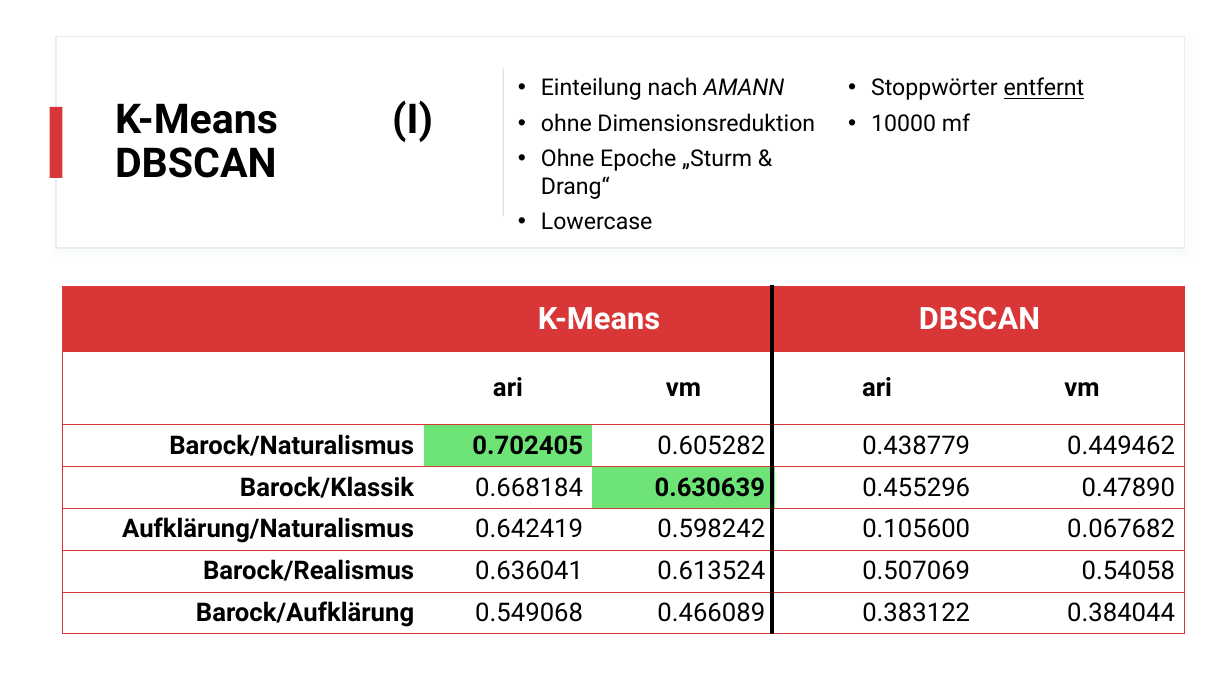
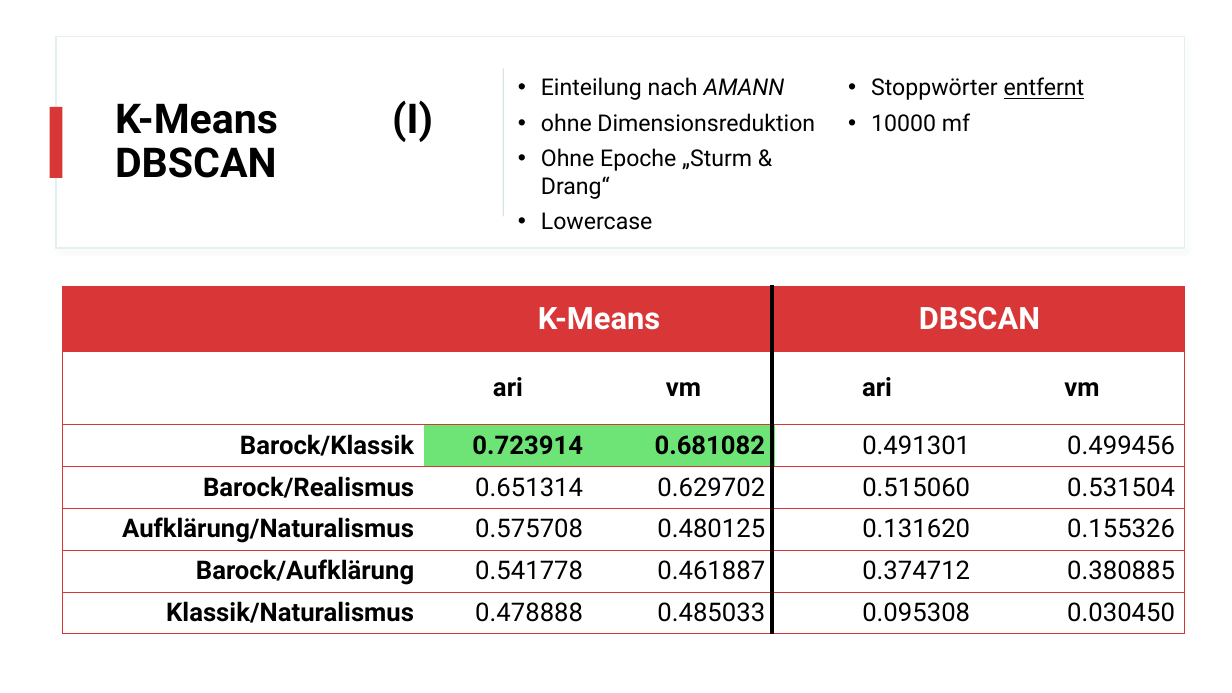
Before and after one commit to realjanpaulus/clusterpoems, a slide deck: slide 25 of presentation/clustering_presentation.pptx (slide 22 before the commit). Drawn at 1232x693 pixels with LibreOffice and Linux fonts; fonts in the diff are those of the drawing. Boxes give left, top, right and bottom in pixels: in the first picture for what was removed or moved away, otherwise in the second. Text is boxed around its words. In the diff, an @@ line names an element or a change of style, - is before the commit and + after.

```diff
--- a/presentation/clustering_presentation.pptx
+++ b/presentation/clustering_presentation.pptx
@@ table at (63, 287, 1186, 634) @@
-row 3: Barock/Naturalismus | 0.702405 | 0.605282 | 0.438779 | 0.449462
+row 3: Barock/Klassik | 0.723914 | 0.681082 | 0.491301 | 0.499456
-row 4: Barock/Klassik | 0.668184 | 0.630639 | 0.455296 | 0.47890
+row 4: Barock/Realismus | 0.651314 | 0.629702 | 0.515060 | 0.531504
-row 5: Aufklärung/Naturalismus | 0.642419 | 0.598242 | 0.105600 | 0.067682
+row 5: Aufklärung/Naturalismus | 0.575708 | 0.480125 | 0.131620 | 0.155326
-row 6: Barock/Realismus | 0.636041 | 0.613524 | 0.507069 | 0.54058
+row 6: Barock/Aufklärung | 0.541778 | 0.461887 | 0.374712 | 0.380885
-row 7: Barock/Aufklärung | 0.549068 | 0.466089 | 0.383122 | 0.384044
+row 7: Klassik/Naturalismus | 0.478888 | 0.485033 | 0.095308 | 0.030450
@@ fill none to #6EE477 in row 3, column 3 @@
@@ fill #6EE477 to none in row 4, column 3 @@
```
Also in this commit, not shown: 4 other slides changed, 1 slide removed, 13 other files.
